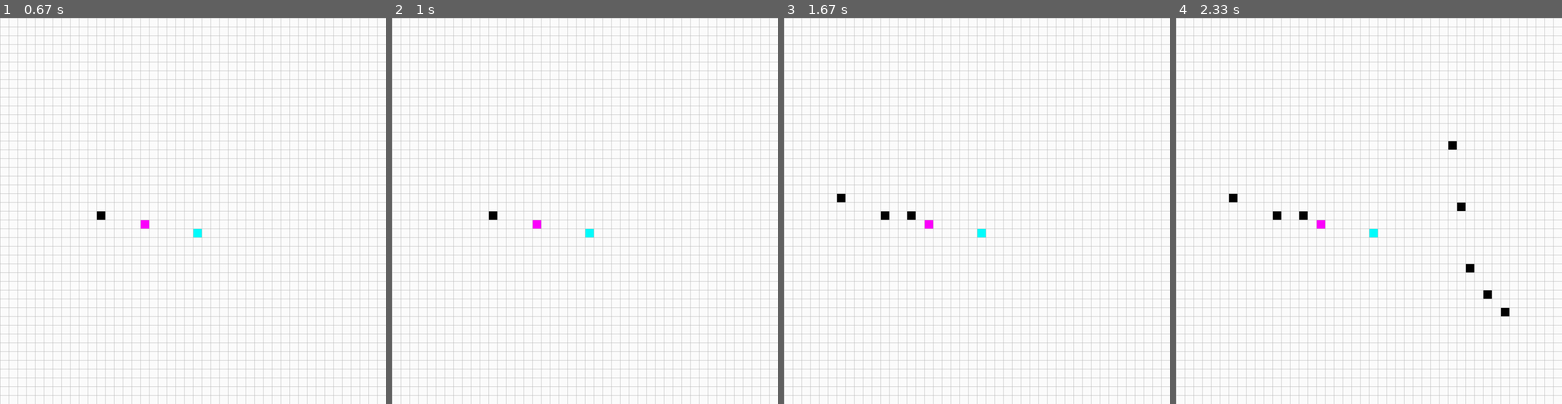
Above: before the commit, frames 1-4 (left to right).
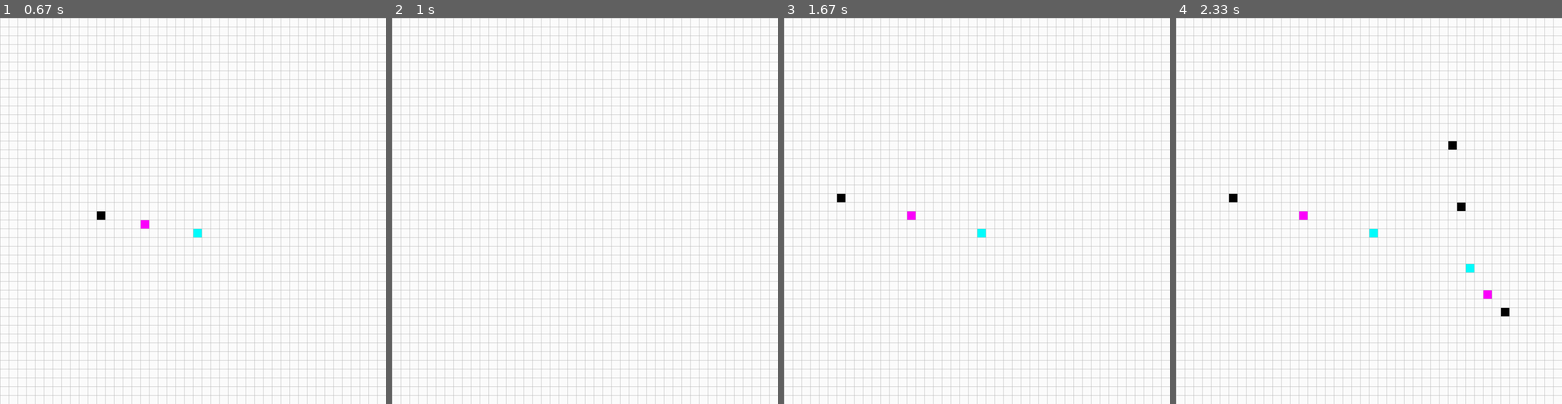
Above: after the commit, the same moments.

Repository: nnilf/A-star-search-algorithm
Game: pygame game, started from A_star_algorithm_pygame.py
Same seed, same stepped clock (60 frames per second), same inputs: the game is played once before the commit and once after it.
Inputs (mouse positions are in pixels of both pictures, inside the frame that each line leads up to):
- Up to frame 1 (0.67 s): press the mouse at (193, 238) at 0.37 s; move the mouse to (146, 226) at 0.47 s; release the mouse at (100, 214) at 0.6 s
- Up to frame 2 (1 s): tap C at 0.67 s
- Up to frame 3 (1.67 s): press the mouse at (977, 238) at 1.03 s; move the mouse to (907, 218) at 1.13 s; release the mouse at (838, 199) at 1.27 s; right-click (1077, 272) at 1.38 s
- Up to frame 4 (2.33 s): press the mouse at (1469, 272) at 1.7 s; move the mouse to (1484, 292) at 1.8 s; release the mouse at (1504, 311) at 1.93 s; press the mouse at (1469, 272) at 2.03 s; move the mouse to (1457, 207) at 2.13 s; release the mouse at (1450, 141) at 2.27 s

Frame 1 is identical in both runs. In frame 2, 0.2% of the frame differs, in the area x 25-53%, y 50-57%; in frame 3, 0.1%; in frame 4, 0.3%, in the area x 25-82%, y 50-73%.

Commit message:
Added clear grid functionality

Diff:
--- a/A_star_algorithm_pygame.py
+++ b/A_star_algorithm_pygame.py
@@ -49,6 +49,12 @@
     def checking(self):
         return self._colour == GREEN
 
+    def set_checked(self):
+        self._colour = RED
+
+    def set_checking(self):
+        self._colour = GREEN
+
     def get_coords(self):
         return (self._x, self._y)
 
@@ -89,9 +95,7 @@
         return self._colour == BLACK
 
     def reset(self):
-        self._start = False
-        self._end = False
-        self._barrier = False
+        self._colour = WHITE
 
     def get_children(self, grid, grid_size):
         """
@@ -131,6 +135,7 @@
 
     def __hash__(self):
         return hash((self._x, self._y))
+
 
 def create_grid(grid_size, width):
     """
@@ -147,6 +152,7 @@
             grid[i].append(Node(i, j, gap, grid_size))
 
     return grid
+
 
 def create_path(start, end, prior_node):
     """
@@ -168,7 +174,7 @@
         node = node.get_parent()
 
     path.reverse()
-    print(path)
+
 
 def algorithm(start, end, grid, grid_size):
     """A* path finding algorithm
@@ -221,6 +227,7 @@
     if not goal_found:
         print("No path found")
         return ()
+
 
 def draw_grid(rows, width, win):
 	gap = width // rows
@@ -229,6 +236,7 @@
 		for j in range(rows):
 			pygame.draw.line(win, GREY, (j * gap, 0), (j * gap, width))
 
+
 def draw(grid, rows, win, width):
 	win.fill(WHITE)
 
@@ -239,6 +247,7 @@
 	draw_grid(rows, width, win)
 	pygame.display.update()
 
+
 def get_clicked_pos(pos, rows, width):
     gap = width // rows
     y, x = pos
@@ -247,6 +256,7 @@
     col = x // gap
 
     return row, col
+
 
 def calculate(width, win):
     grid_size = 44
@@ -268,17 +278,34 @@
             if pygame.mouse.get_pressed()[0]: # left mouse button
                 pos = pygame.mouse.get_pos()
                 row, col = get_clicked_pos(pos, grid_size, width)
-                node = grid[row][col]
-                if not start and node != end:
-                    start = node
-                    node.set_start()
-
-                elif not end and node != start:
-                    end = node
-                    node.set_end()
-
-                elif node != start and node != end:
-                    node.set_barrier()
+                if row < grid_size and col < grid_size:
+                    node = grid[row][col]
+                    if not start and node != end:
+                        start = node
+                        node.set_start()
+
+                    elif not end and node != start:
+                        end = node
+                        node.set_end()
+
+                    elif node != start and node != end:
+                        node.set_barrier()
+
+            if pygame.mouse.get_pressed()[2]: # right mouse button
+                pos = pygame.mouse.get_pos()
+                row, col = get_clicked_pos(pos, grid_size, width)
+                if row < grid_size and col < grid_size:
+                    node = grid[row][col]
+                    node.reset()
+                    start = None
+                    end = None
+
+            if event.type == pygame.KEYDOWN:
+
+                if event.key == pygame.K_c:
+                    start = None
+                    end = None
+                    grid = create_grid(grid_size, width)
 
 
         # algorithm(start, end, grid, grid_size)
